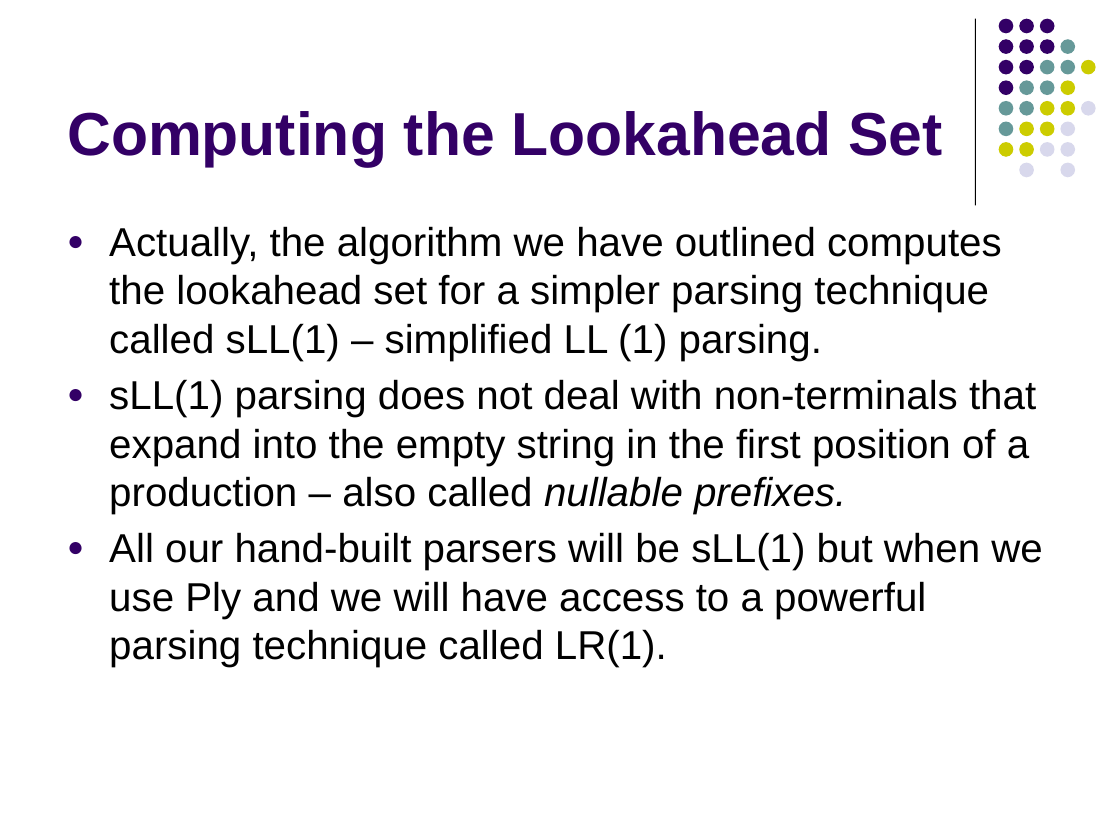
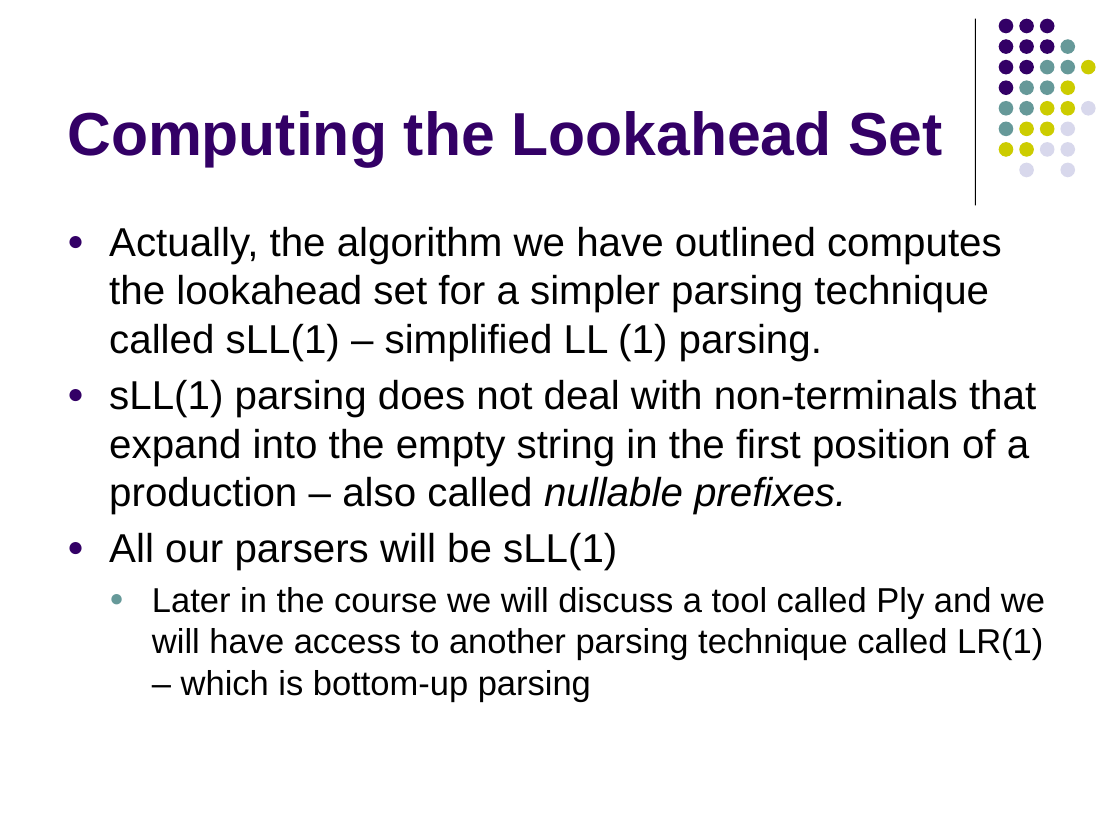
Before and after one commit to lutzhamel/CSC402, a slide deck: slide 17 of notes/csc402-ln002.pptx (slide 15 before the commit). Drawn at 1120x840 pixels with LibreOffice and Linux fonts; fonts in the diff are those of the drawing. Boxes give left, top, right and bottom in pixels: in the first picture for what was removed or moved away, otherwise in the second. Text is boxed around its words. In the diff, an @@ line names an element or a change of style, - is before the commit and + after.

```diff
--- a/notes/csc402-ln002.pptx
+++ b/notes/csc402-ln002.pptx
@@ text at [109, 532, 1045, 702]: text changed; size 25.9 to 22.2 pt @@
-● All our hand-built parsers will be sLL(1) but when we use Ply and we will have access to a powerful parsing technique called LR(1).
+● All our parsers will be sLL(1)
+  ● Later in the course we will discuss a tool called Ply and we will have access to another parsing technique called LR(1) – which is bottom-up parsing
```
Also in this commit, not shown: 14 other slides changed, 6 slides added, 5 slides removed, 4 other files.
